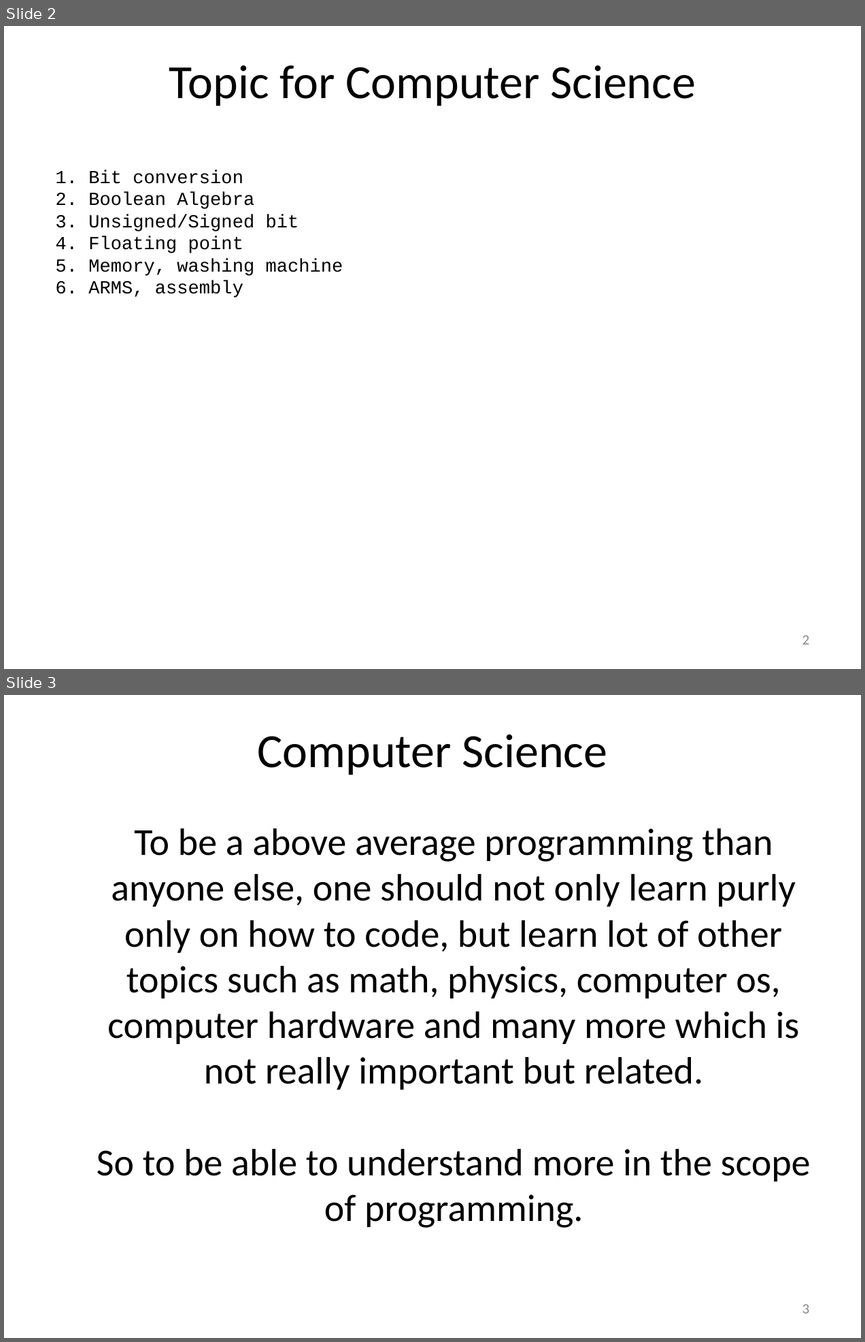
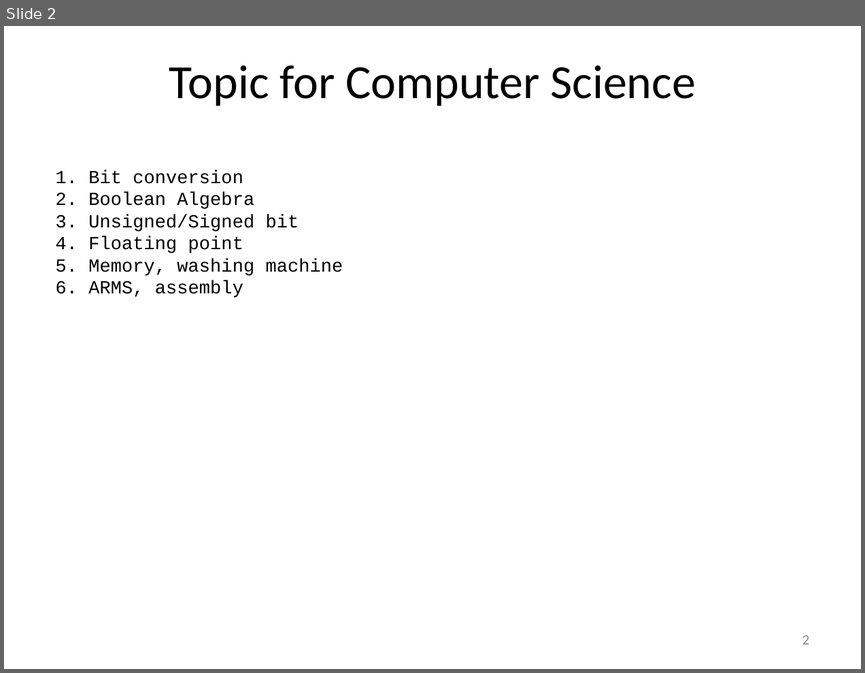
Before and after one commit to AbsoluteNeutral/lesson, a slide deck: computer_science/computer_environment/ce_lesson_000_introduction.pptx. Shown one above the other, each under a label of ours: slides 2 and 3 before the commit, slide 2 after it. The pictures are 865x1342 and 865x673 pixels, drawn with LibreOffice and Linux fonts; fonts in the diff are those of the drawing. Boxes give left, top, right and bottom in pixels: in the first picture for what was removed or moved away, otherwise in the second. Text is boxed around its words. In the diff, an @@ line names an element or a change of style, - is before the commit and + after.

```diff
--- a/computer_science/computer_environment/ce_lesson_000_introduction.pptx
+++ b/computer_science/computer_environment/ce_lesson_000_introduction.pptx
@@ slide 3 removed at (4,695,861,1338), background #FFFFFF @@
@@ title removed at (258,734,608,775) @@
-Computer Science
@@ text removed at (96,828,810,1227) @@
-  To be a above average programming than anyone else, one should not only learn purly only on how to code, but learn lot of other topics such as math, physics, computer os, computer hardware and many more which is not really important but related.
-  So to be able to understand more in the scope of programming.
@@ page number removed at (802,1304,810,1313) @@
-3
```
Also in this commit, not shown: 44 other files.
